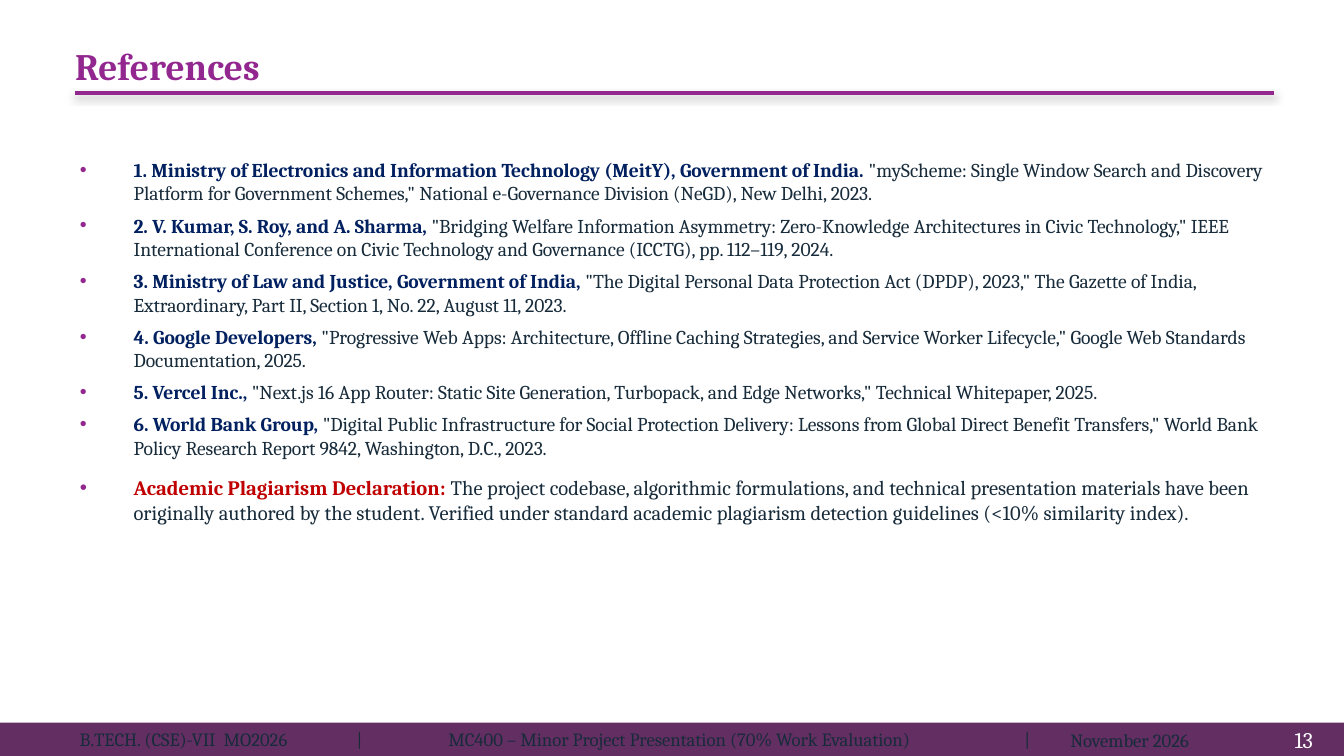
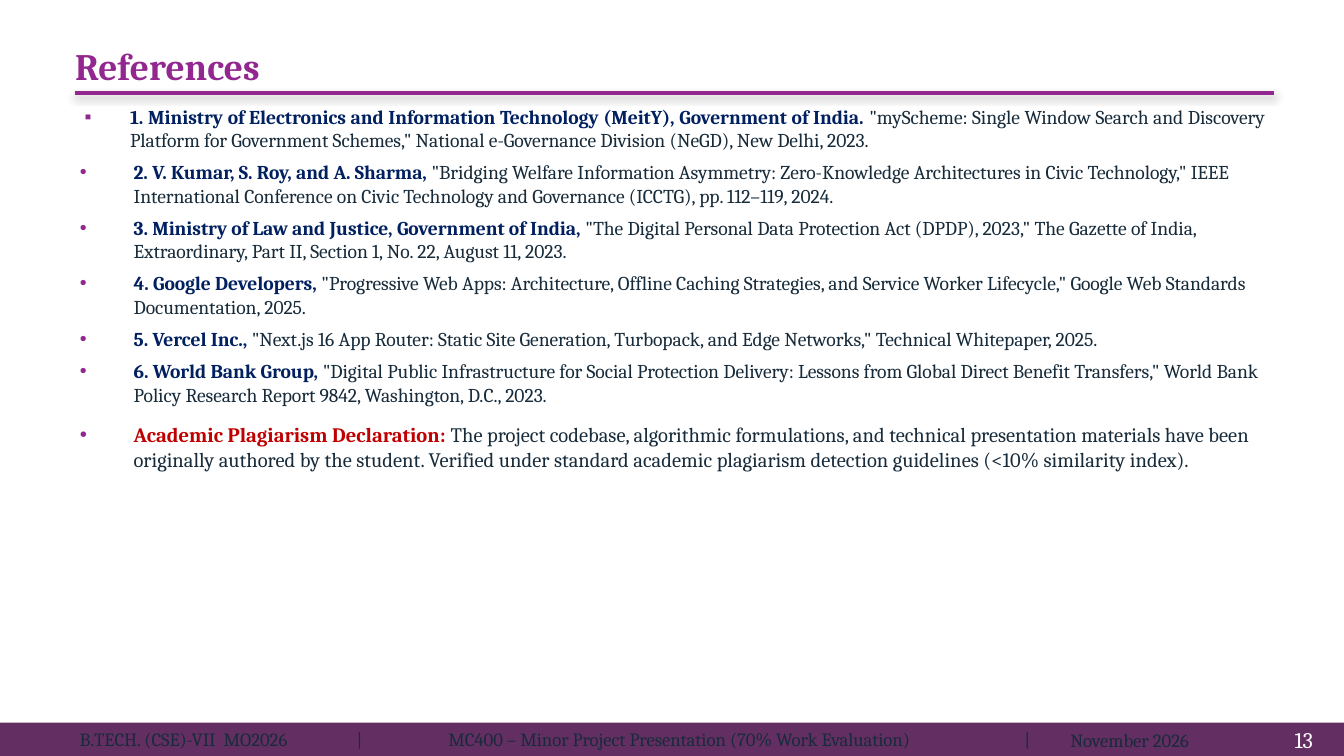
Before and after one commit to Shivaniroy09/SchemeSathi-Ai-Project, a slide deck: slide 13 of ppt/MC400-Minor Project Presentation format-BTech CSE MO26.pptx. Drawn at 1344x756 pixels with LibreOffice and Linux fonts; fonts in the diff are those of the drawing. Boxes give left, top, right and bottom in pixels: in the first picture for what was removed or moved away, otherwise in the second. Text is boxed around its words. In the diff, an @@ line names an element or a change of style, - is before the commit and + after.

Commit message:
refactor: update presentation generation script to remove placeholders and format text paragraphs

```diff
--- a/ppt/MC400-Minor Project Presentation format-BTech CSE MO26.pptx
+++ b/ppt/MC400-Minor Project Presentation format-BTech CSE MO26.pptx
@@ text at (130,110,1265,150): alignment left to justified; bullet • to ▪; list level 1 to 2 in "1. Ministry of Electronics and ..." @@
```
Also in this commit, not shown: 2 other slides changed, 3 other files.
